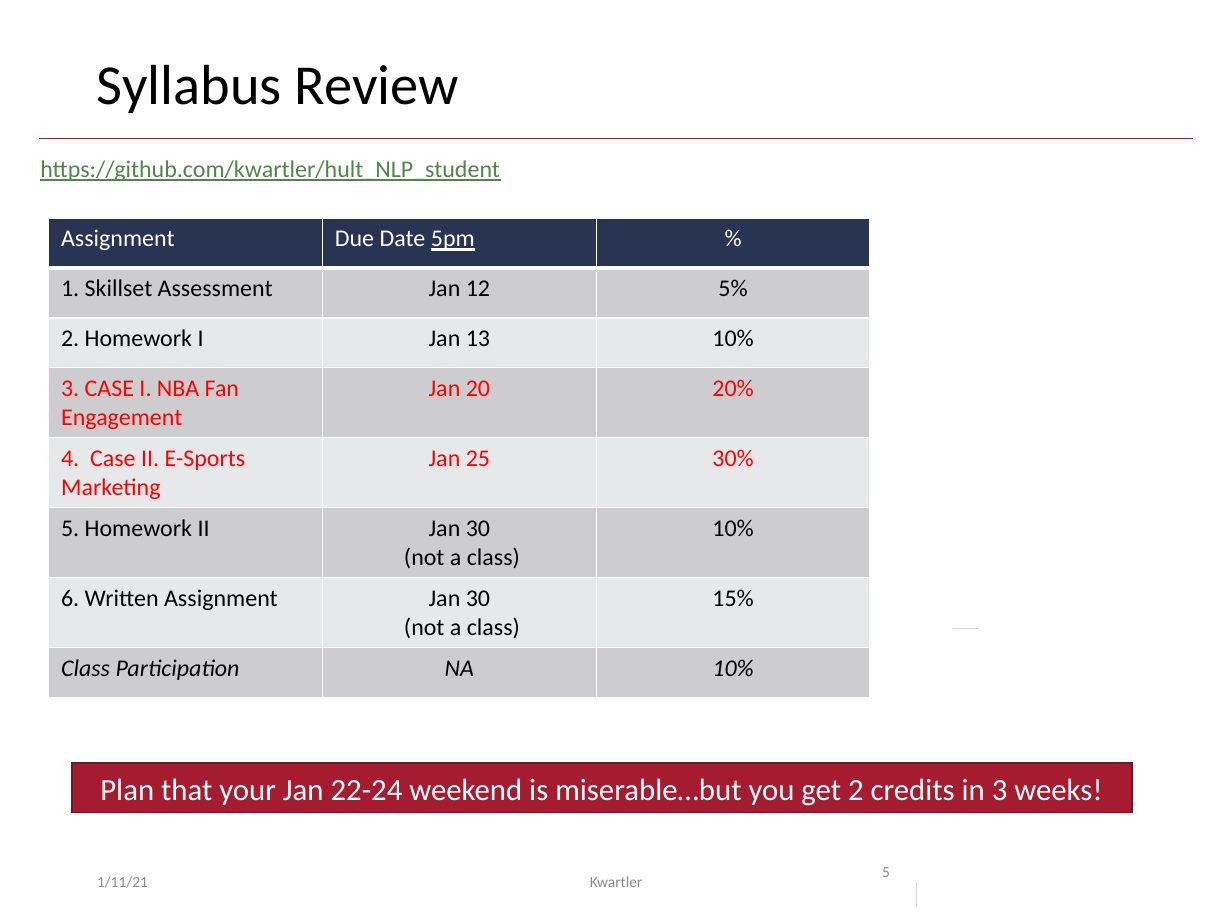
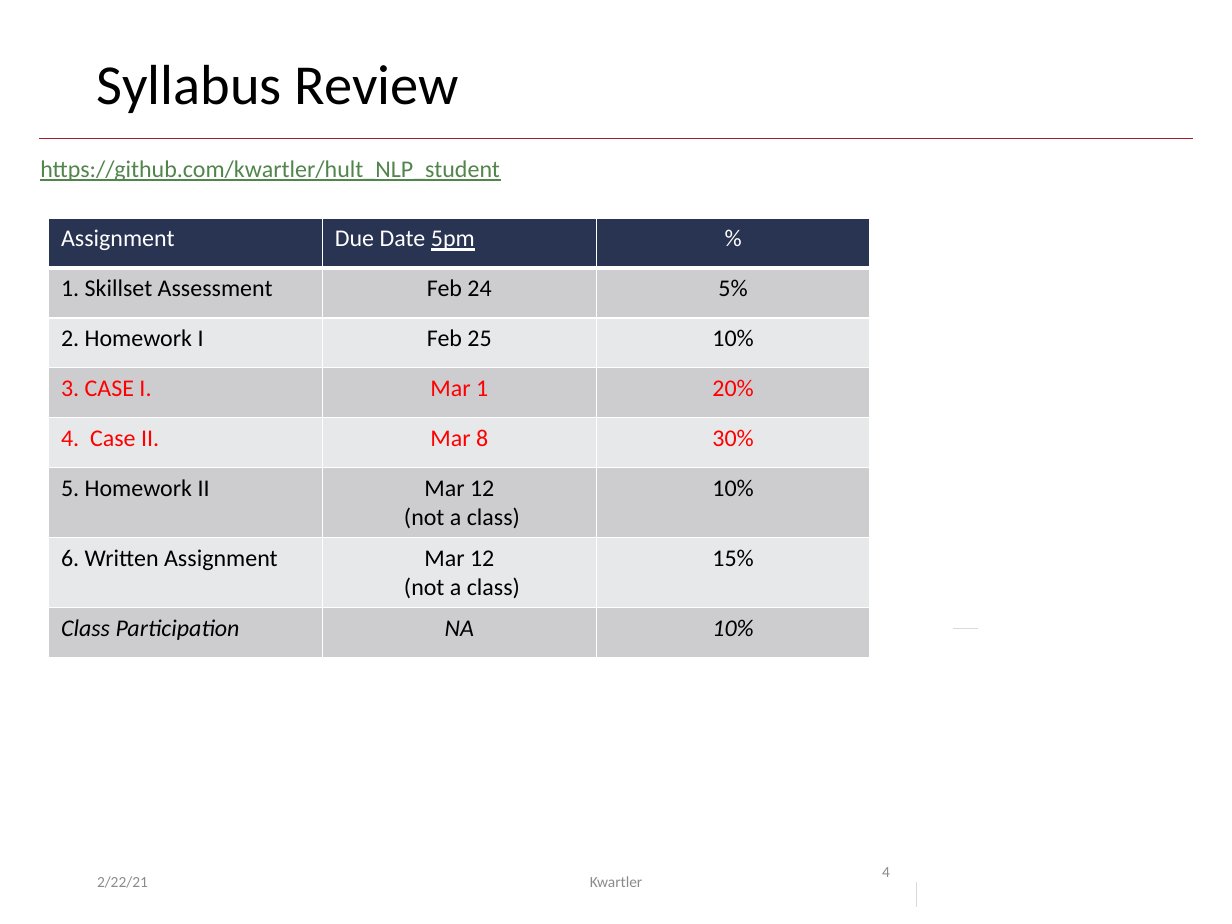
Before and after one commit to kwartler/hult_NLP_student, a slide deck: slide 4 of lessons/class1/Class1A_Intros.pptx (slide 5 before the commit). Drawn at 1232x924 pixels with LibreOffice and Linux fonts; fonts in the diff are those of the drawing. Boxes give left, top, right and bottom in pixels: in the first picture for what was removed or moved away, otherwise in the second. Text is boxed around its words. In the diff, an @@ line names an element or a change of style, - is before the commit and + after.

```diff
--- a/lessons/class1/Class1A_Intros.pptx
+++ b/lessons/class1/Class1A_Intros.pptx
@@ table at (49,218,870,658) @@
-row 2, column 2: Jan 12
+row 2, column 2: Feb 24
-row 3, column 2: Jan 13
+row 3, column 2: Feb 25
-row 4, column 1: 3. CASE I. NBA Fan Engagement
+row 4, column 1: 3. CASE I.
-row 4, column 2: Jan 20
+row 4, column 2: Mar 1
-row 5, column 1: 4. Case II. E-Sports Marketing
+row 5, column 1: 4. Case II.
-row 5, column 2: Jan 25
+row 5, column 2: Mar 8
-row 6, column 2: Jan 30 / (not a class)
+row 6, column 2: Mar 12 / (not a class)
-row 7, column 2: Jan 30 / (not a class)
+row 7, column 2: Mar 12 / (not a class)
@@ rectangle removed at (71,764,1132,813) @@
-Plan that your Jan 22-24 weekend is miserable…but you get 2 credits in 3 weeks!
@@ page number at (882,867,890,877): text changed @@
-5
+4
@@ text at (97,876,148,888): text changed @@
-1/11/21
+2/22/21
```
Also in this commit, not shown: 7 other slides changed, 1 slide removed.
